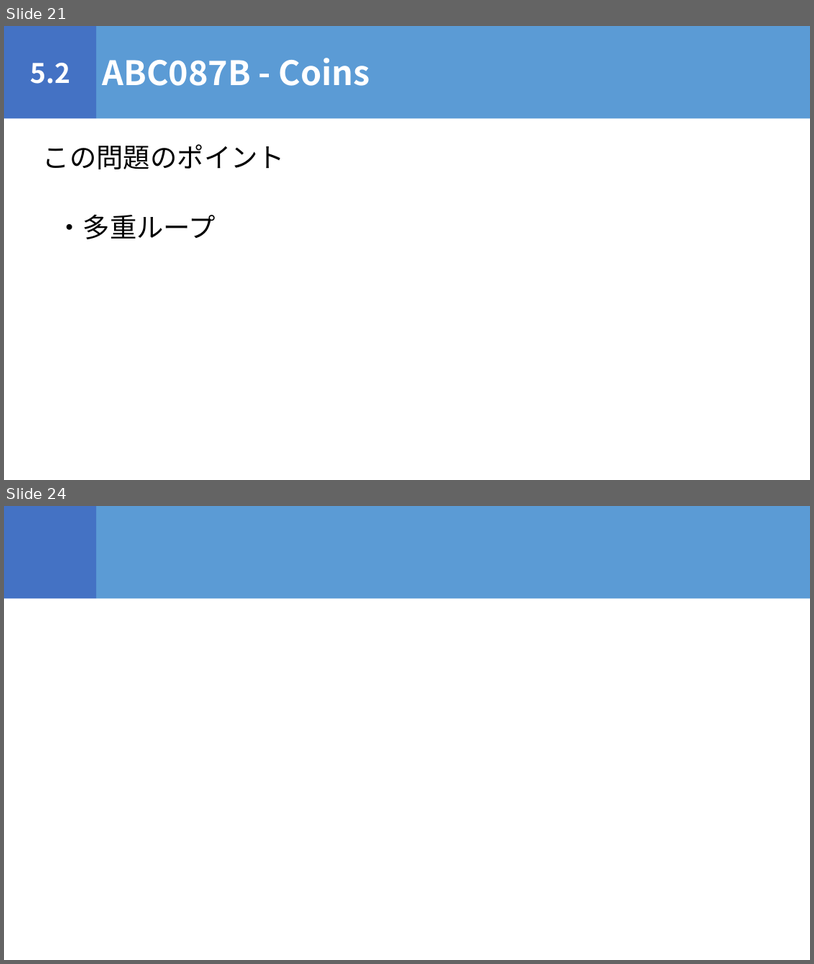
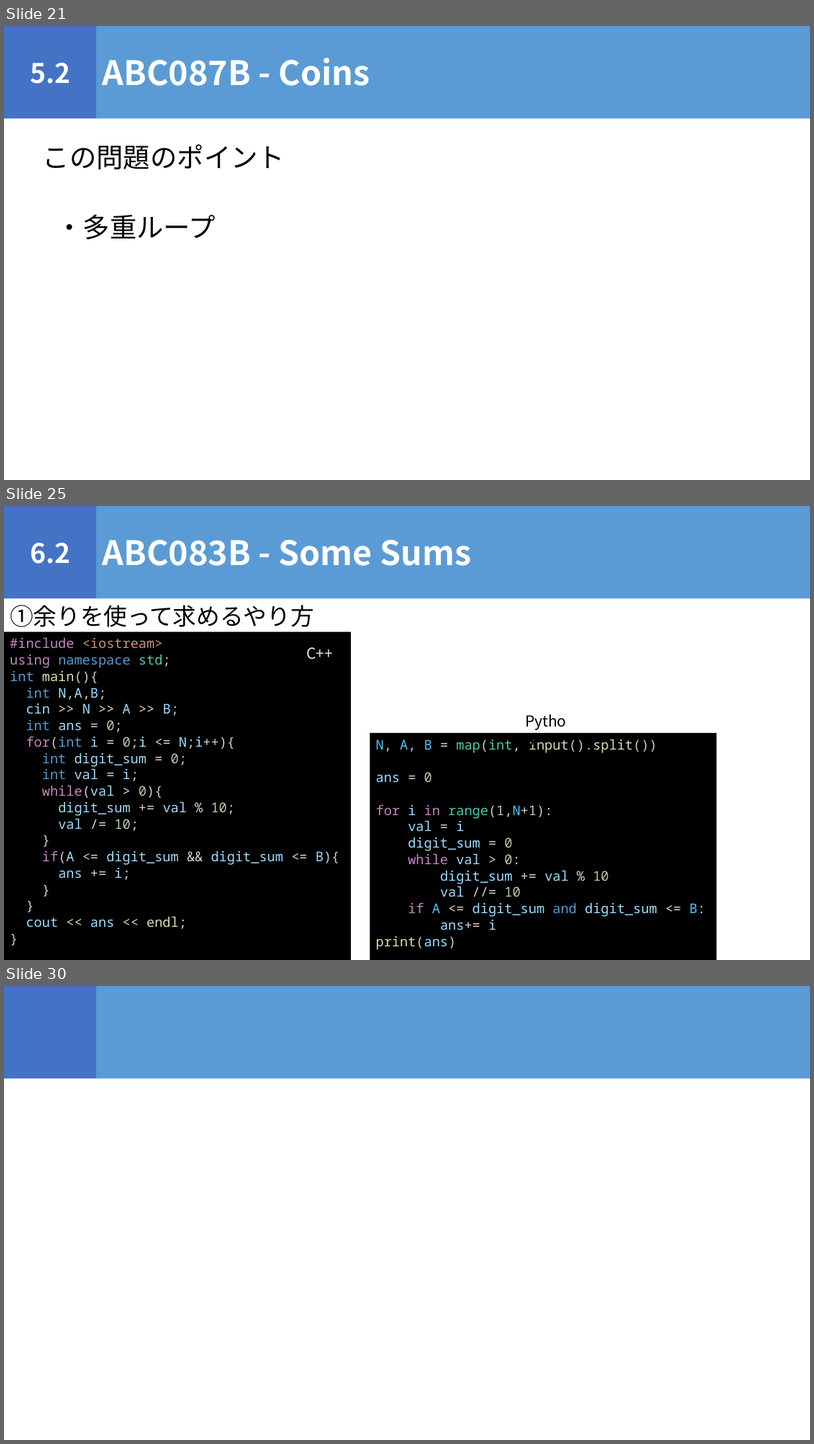
Before and after one commit to igeeeeee/triC_AtCoder_Beginners_Selection, a slide deck: ABS_勉強会.pptx. Shown one above the other, each under a label of ours: slides 21 and 24 before the commit, slides 21, 25 and 30 after it; the slides between them are not shown. The pictures are 814x964 and 814x1444 pixels, drawn with LibreOffice and Linux fonts; fonts in the diff are those of the drawing. Boxes give left, top, right and bottom in pixels: in the first picture for what was removed or moved away, otherwise in the second. Text is boxed around its words. In the diff, an @@ line names an element or a change of style, - is before the commit and + after.

```diff
--- a/ABS_勉強会.pptx
+++ b/ABS_勉強会.pptx
@@ slide 25 added at <box>4,506,810,960</box>, background #FFFFFF @@
@@ rectangle added at <box>4,506,97,599</box>, fill #4472C4, 32 pt, text #FFFFFF, bold @@
+6.2
@@ rectangle added at <box>97,506,810,599</box>, fill #5B9BD5, 40 pt, text #FFFFFF, bold @@
+ABC083B - Some Sums
@@ text added at <box>10,605,314,627</box>, 28 pt, text #000000 @@
+①余りを使って求めるやり方
@@ rectangle added at <box>4,632,351,960</box>, fill #000000, 16 pt, text #9CDCFE @@
+#include <iostream>
+using namespace std;
+int main(){
+int N,A,B;
+cin >> N >> A >> B;
+int ans = 0;
+for(int i = 0;i <= N;i++){
+int digit_sum = 0;
+int val = i;
+while(val > 0){
+digit_sum += val % 10;
+val /= 10;
+}
+if(A <= digit_sum && digit_sum <= B){
+ans += i;
+}
+}
+cout << ans << endl;
+}
@@ text added at <box>307,647,334,659</box>, 18 pt, text #E7E6E6 @@
+C++
@@ text added at <box>520,708,581,732</box>, 18 pt, text #000000 @@
+Python
@@ rectangle added at <box>370,733,718,960</box>, fill #000000, 16 pt, text #9CDCFE @@
+N, A, B = map(int, input().split())
+ans = 0
+for i in range(1,N+1):
+val = i
+digit_sum = 0
+while val > 0:
+digit_sum += val % 10
+val //= 10
+if A <= digit_sum and digit_sum <= B:
+ans+= i
+print(ans)
@@ what was slide 24 is now slide 30 @@
```
Also in this commit, not shown: 1 slide changed, 6 other slides added, 1 slide removed, 7 other files.
